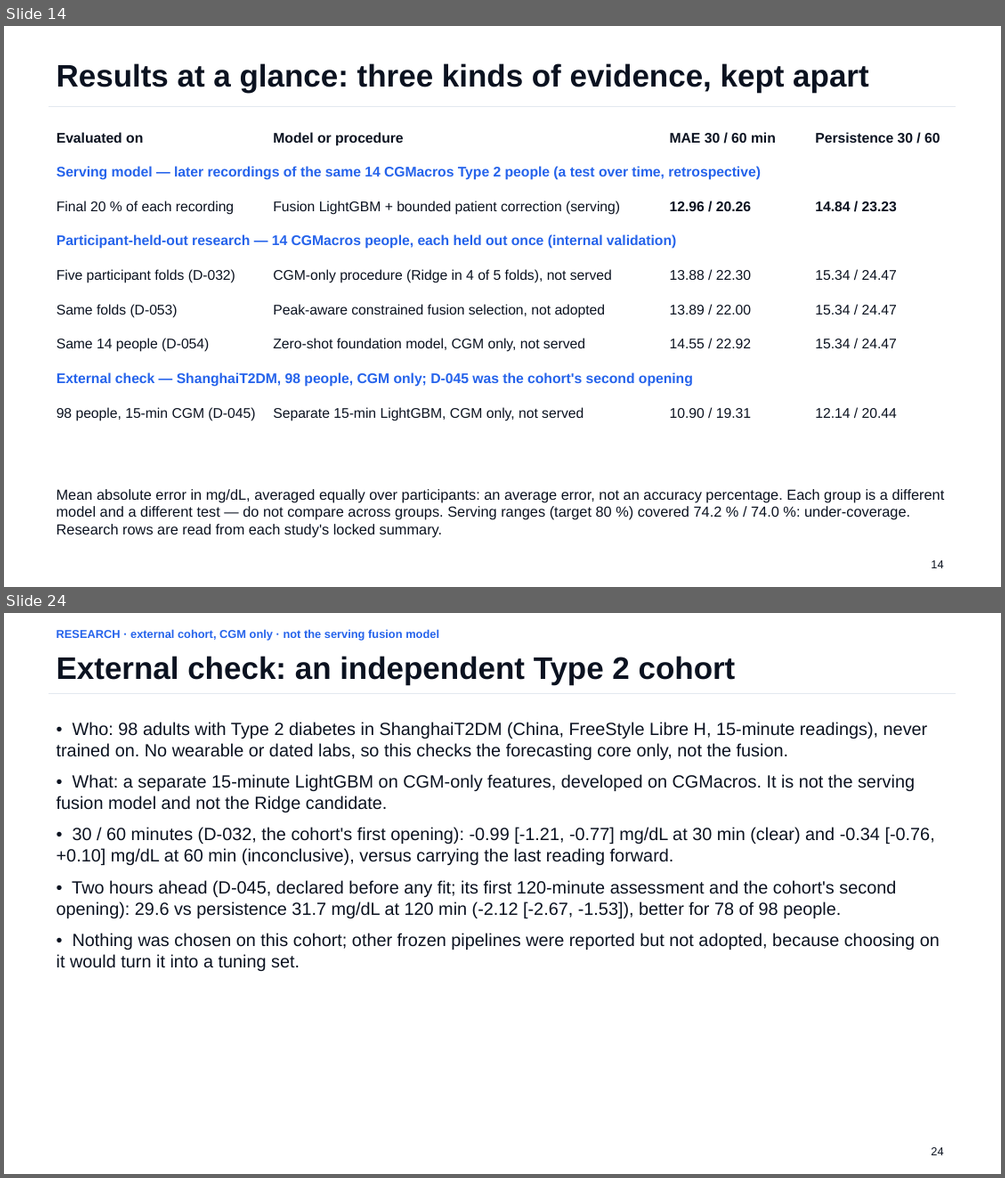
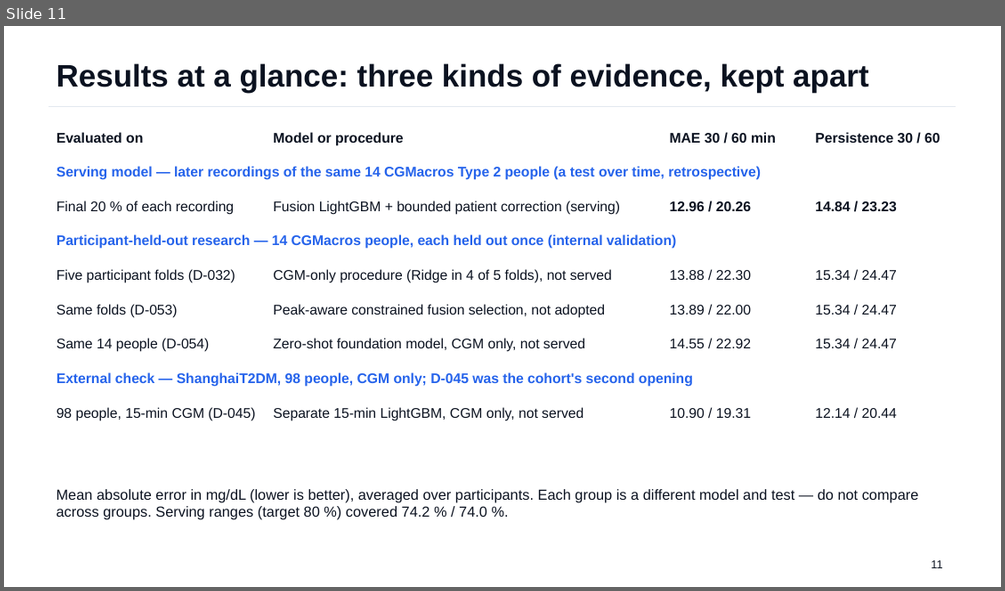
Before and after one commit to Avi36005/DigitalTwin-Challenge-Kryptonite, a slide deck: docs/submission/GlucoTwin_Presentation.pptx. Shown one above the other, each under a label of ours: slides 14 and 24 before the commit, slide 11 after it; the slides between them are not shown. The pictures are 1005x1178 and 1005x591 pixels, drawn with LibreOffice and Linux fonts; fonts in the diff are those of the drawing. Boxes give left, top, right and bottom in pixels: in the first picture for what was removed or moved away, otherwise in the second. Text is boxed around its words. In the diff, an @@ line names an element or a change of style, - is before the commit and + after.

```diff
--- a/docs/submission/GlucoTwin_Presentation.pptx
+++ b/docs/submission/GlucoTwin_Presentation.pptx
@@ slide 24 removed at [4, 613, 1001, 1174], background #FFFFFF @@
@@ text removed at [57, 629, 439, 641] @@
-RESEARCH · external cohort, CGM only · not the serving fusion model
@@ text removed at [57, 656, 736, 685] @@
-External check: an independent Type 2 cohort
@@ line removed from (48, 694) to (956, 694) @@
@@ text removed at [57, 722, 939, 971] @@
-• Who: 98 adults with Type 2 diabetes in ShanghaiT2DM (China, FreeStyle Libre H, 15-minute readings), never trained on. No wearable or dated labs, so this checks the forecasting core only, not the fusion.
-• What: a separate 15-minute LightGBM on CGM-only features, developed on CGMacros. It is not the serving fusion model and not the Ridge candidate.
-• 30 / 60 minutes (D-032, the cohort's first opening): -0.99 [-1.21, -0.77] mg/dL at 30 min (clear) and -0.34 [-0.76, +0.10] mg/dL at 60 min (inconclusive), versus carrying the last reading forward.
-• Two hours ahead (D-045, declared before any fit; its first 120-minute assessment and the cohort's second opening): 29.6 vs persistence 31.7 mg/dL at 120 min (-2.12 [-2.67, -1.53]), better for 78 of 98 people.
-• Nothing was chosen on this cohort; other frozen pipelines were reported but not adopted, because choosing on it would turn it into a tuning set.
@@ text removed at [930, 1147, 943, 1155] @@
-24
@@ what was slide 14 is now slide 11 @@
@@ slide 11 changed as well @@
@@ text at [57, 489, 919, 520]: text changed @@
-Mean absolute error in mg/dL, averaged equally over participants: an average error, not an accuracy percentage. Each group is a different model and a different test — do not compare across groups. Serving ranges (target 80 %) covered 74.2 % / 74.0 %: under-coverage. Research rows are read from each study's locked summary.
+Mean absolute error in mg/dL (lower is better), averaged over participants. Each group is a different model and test — do not compare across groups. Serving ranges (target 80 %) covered 74.2 % / 74.0 %.
@@ text at [930, 560, 942, 568]: text changed @@
-14
+11
```
Also in this commit, not shown: 8 other slides changed, 12 other slides removed, 39 other files.
